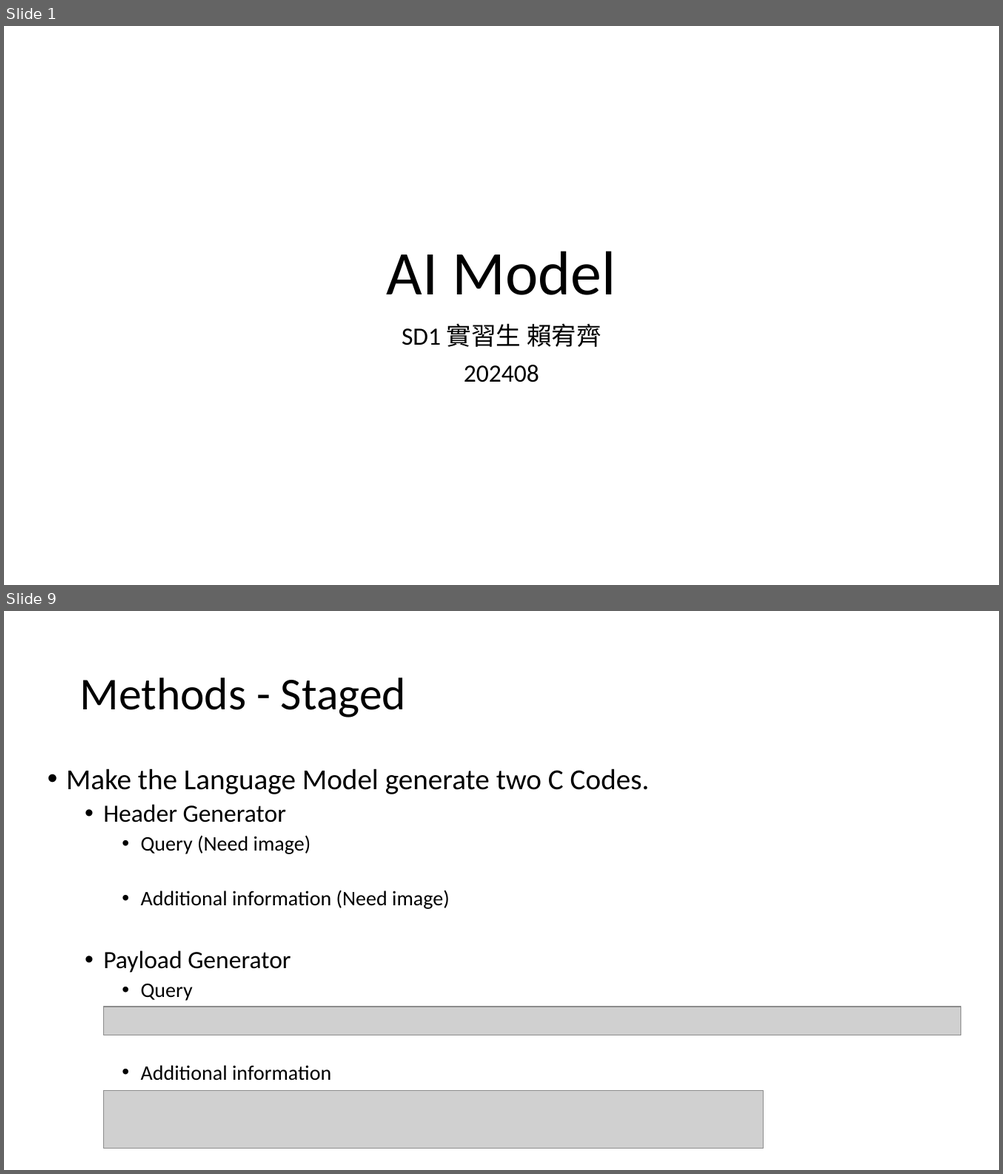
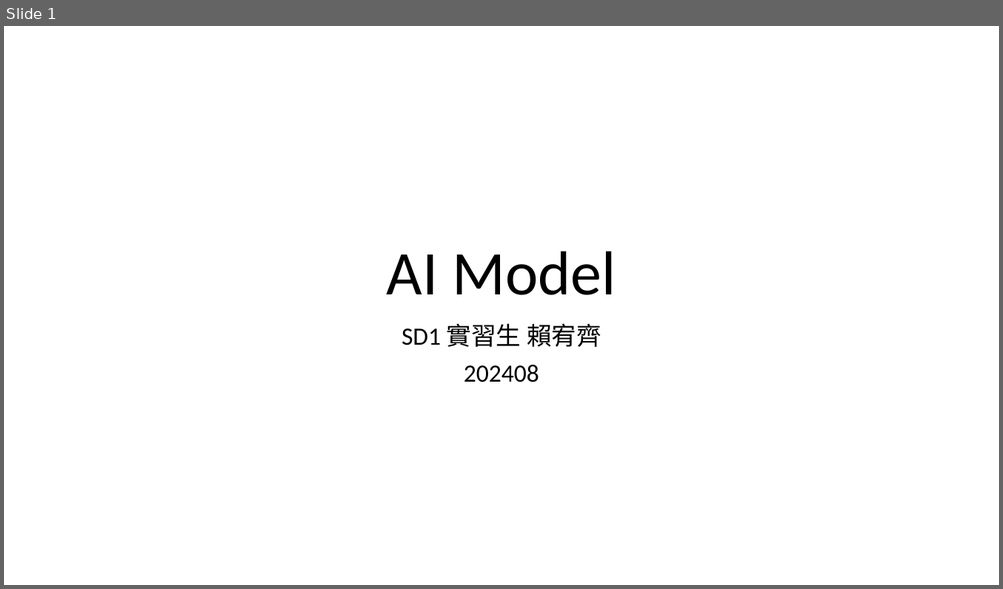
Before and after one commit to yqlai/CModel, a slide deck: 賴宥齊_AI.pptx. Shown one above the other, each under a label of ours: slides 1 and 9 before the commit, slide 1 after it; the slides between them are not shown. The pictures are 1003x1174 and 1003x589 pixels, drawn with LibreOffice and Linux fonts; fonts in the diff are those of the drawing; grey boxes stand for pictures. Boxes give left, top, right and bottom in pixels: in the first picture for what was removed or moved away, otherwise in the second. Text is boxed around its words. In the diff, an @@ line names an element or a change of style, - is before the commit and + after.

```diff
--- a/賴宥齊_AI.pptx
+++ b/賴宥齊_AI.pptx
@@ slide 9 removed at [4,611,999,1170], background #FFFFFF @@
@@ title removed at [79,678,406,718] @@
-Methods - Staged
@@ text removed at [66,769,649,1081] @@
-• Make the Language Model generate two C Codes.
-  • Header Generator
-    • Query (Need image)
-    • Additional information (Need image)
-  • Payload Generator
-    • Query
-    • Additional information
@@ picture removed at [104,1007,962,1037] @@
@@ picture removed at [104,1091,762,1149] @@
```
Also in this commit, not shown: 9 slides changed, 8 slides added, 10 other files.
